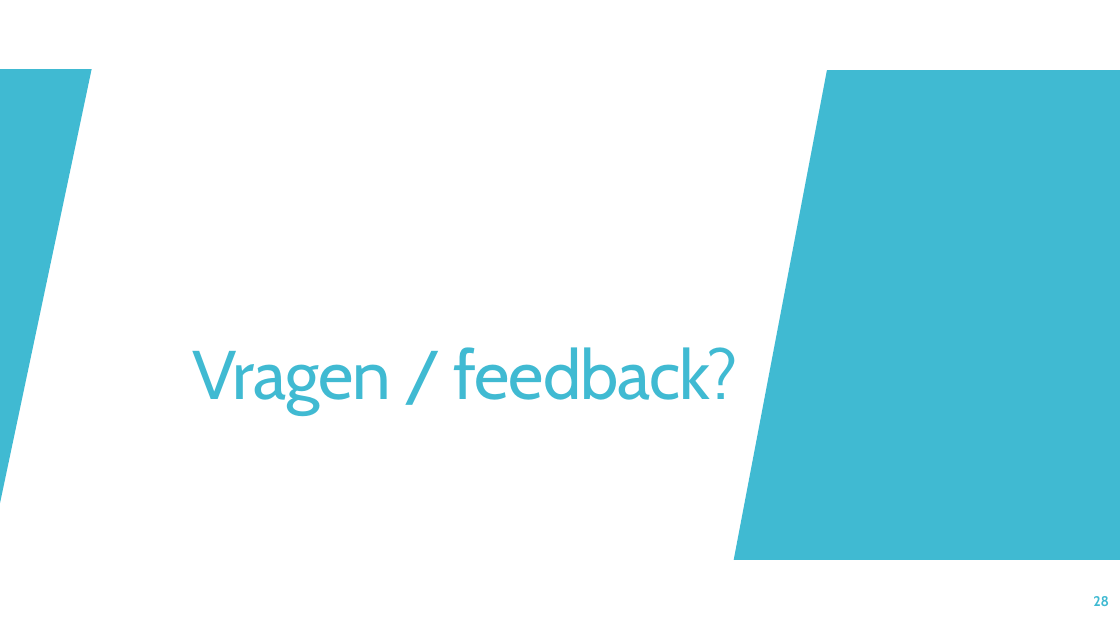
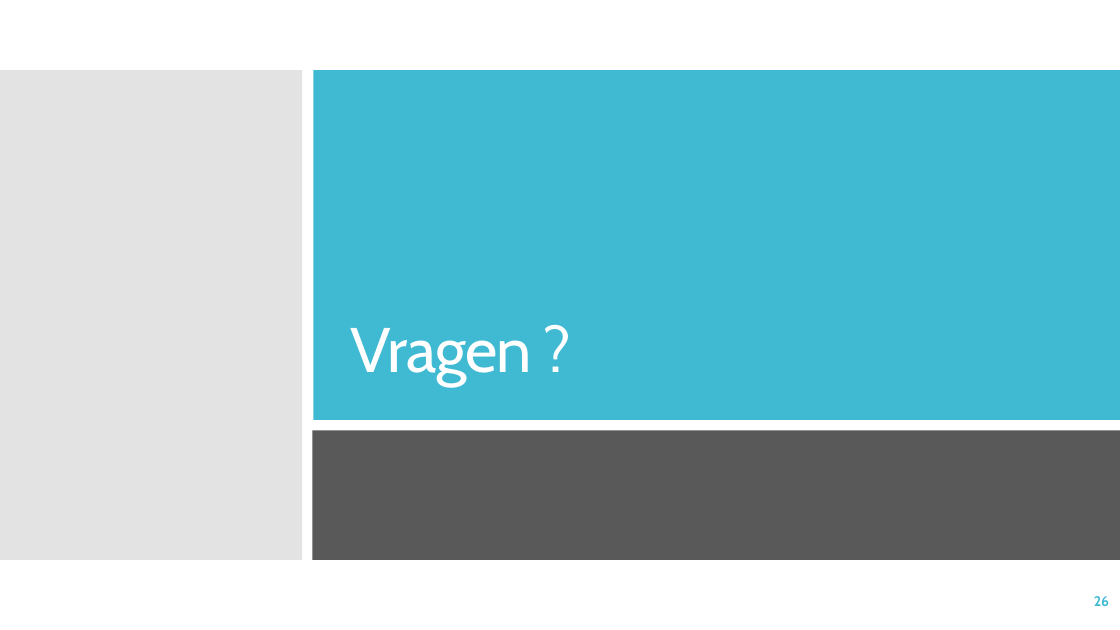
Before and after one commit to DaanMol/blauw.smartgrid, a slide deck: slide 26 of Presentation/powerpoints/The presentation to end all presentations.pptx (slide 28 before the commit). Drawn at 1120x630 pixels with LibreOffice and Linux fonts; fonts in the diff are those of the drawing. Boxes give left, top, right and bottom in pixels: in the first picture for what was removed or moved away, otherwise in the second. Text is boxed around its words. In the diff, an @@ line names an element or a change of style, - is before the commit and + after.

```diff
--- a/Presentation/powerpoints/The presentation to end all presentations.pptx
+++ b/Presentation/powerpoints/The presentation to end all presentations.pptx
@@ freeform shape removed at [0, 69, 92, 505] @@
@@ rectangle added at [0, 70, 302, 560], fill #C8C8C8 at 50% opacity @@
@@ rectangle added at [313, 70, 1120, 420], fill #40BAD2 @@
@@ freeform shape removed at [734, 70, 1120, 560] @@
@@ title at [350, 328, 531, 387]: text changed; size 59 to 54 pt; text colour #40BAD2 to #FFFFFF @@
-Vragen / feedback?
+Vragen ?
@@ rectangle added at [313, 430, 1120, 560], fill #595959 @@
@@ page number at [1094, 596, 1109, 606]: text changed @@
-28
+26
```
Also in this commit, not shown: 5 other slides changed, 2 slides added, 4 slides removed.
